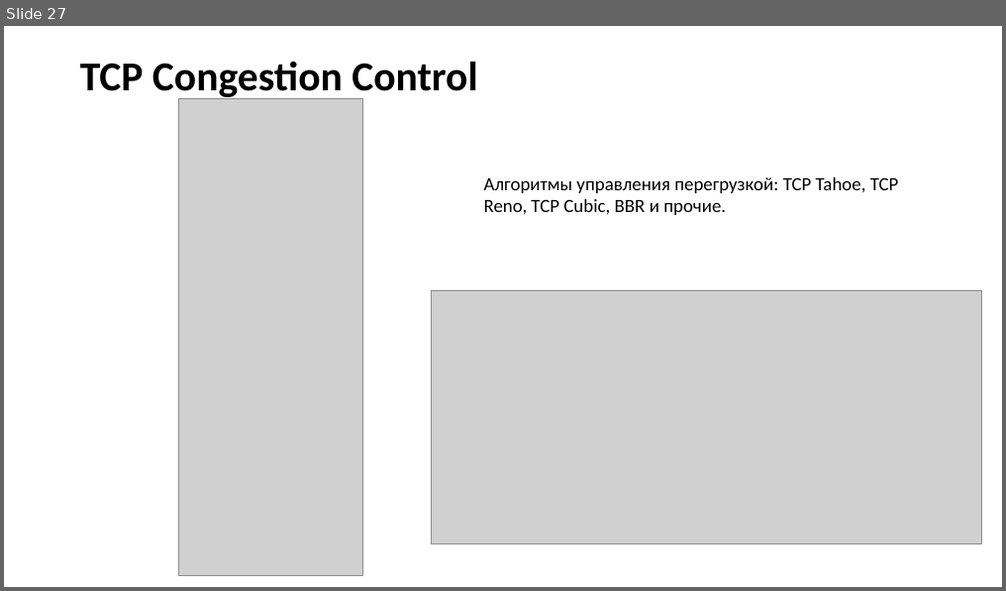
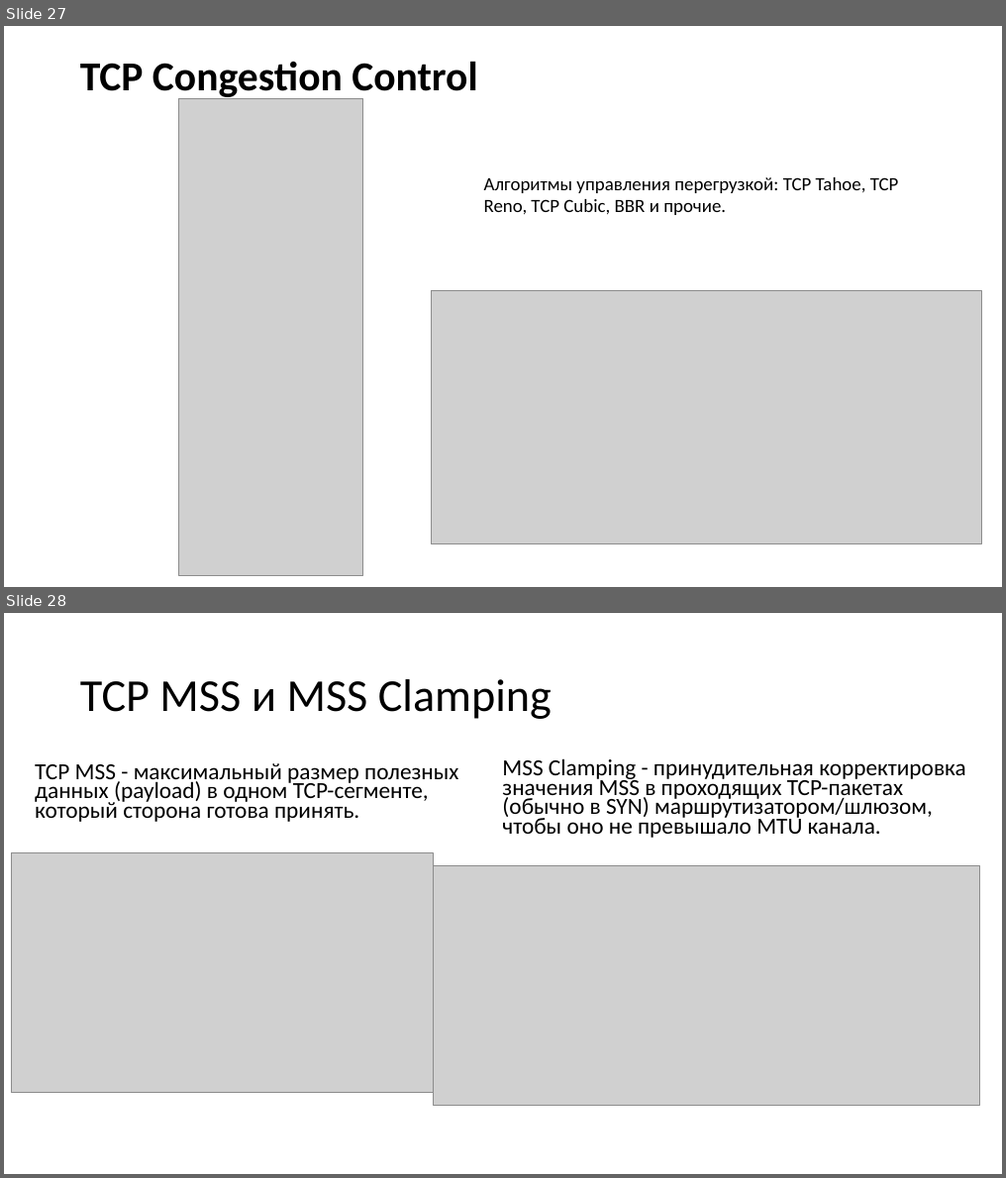
Before and after one commit to gas533/itn, a slide deck: 1.8 Transport Layer/1.8 Transport Layer.pptx. Shown one above the other, each under a label of ours: slide 27 before the commit, slides 27 and 28 after it. The pictures are 1006x591 and 1006x1178 pixels, drawn with LibreOffice and Linux fonts; fonts in the diff are those of the drawing; grey boxes stand for pictures. Boxes give left, top, right and bottom in pixels: in the first picture for what was removed or moved away, otherwise in the second. Text is boxed around its words. In the diff, an @@ line names an element or a change of style, - is before the commit and + after.

```diff
--- a/1.8 Transport Layer/1.8 Transport Layer.pptx
+++ b/1.8 Transport Layer/1.8 Transport Layer.pptx
@@ slide 28 added at bbox=[4, 613, 1002, 1174], background #FFFFFF @@
@@ title added at bbox=[80, 679, 551, 719], 44 pt, text #000000 @@
+TCP MSS и MSS Clamping
@@ text added at bbox=[502, 759, 965, 838], 22.2 pt, text #000000 @@
+MSS Clamping - принудительная корректировка значения MSS в проходящих TCP-пакетах (обычно в SYN) маршрутизатором/шлюзом, чтобы оно не превышало MTU канала.
@@ text added at bbox=[35, 763, 458, 822], 22.2 pt, text #000000 @@
+TCP MSS - максимальный размер полезных данных (payload) в одном TCP-сегменте, который сторона готова принять.
@@ picture added at bbox=[11, 854, 433, 1093] @@
@@ picture added at bbox=[433, 865, 979, 1105] @@
```
Also in this commit, not shown: 12 other files.
